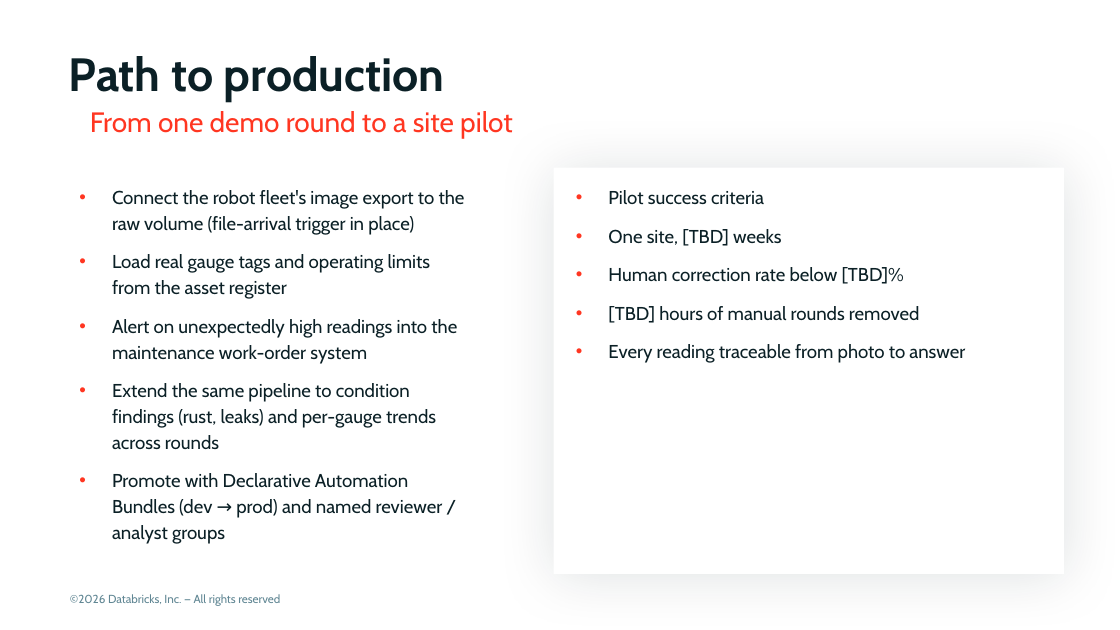
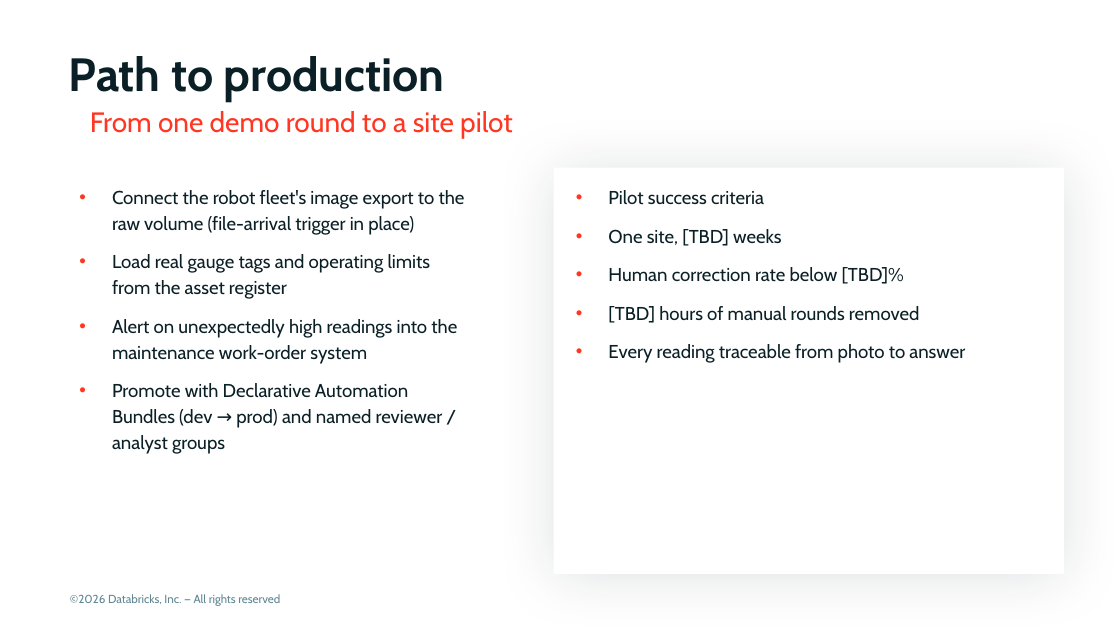
Before and after one commit to admitrewski/pressure-gauge-reader, a slide deck: slide 15 of deck/pressure-gauge-reader.pptx (slide 12 before the commit). Drawn at 1120x630 pixels with LibreOffice and Linux fonts; fonts in the diff are those of the drawing; background and template pictures are left out. Boxes give left, top, right and bottom in pixels: in the first picture for what was removed or moved away, otherwise in the second. Text is boxed around its words. In the diff, an @@ line names an element or a change of style, - is before the commit and + after.

Commit message:
Deck: broader value proposition — visual inspection, open models, any cloud
Adds 'One platform for visual inspection' (beyond gauges: leaks, rust,
breakages; open foundation models instead of hand-built computer vision or a
vendor; fine-tune specialist models from reviewer-labelled photos; AWS, Azure
and Google Cloud), a comparison with bespoke computer vision and third-party
vendors, and a three-phase roadmap. Title, outcome and close reframed with
gauges as the first use case.

```diff
--- a/deck/pressure-gauge-reader.pptx
+++ b/deck/pressure-gauge-reader.pptx
@@ text at (112, 383, 436, 449): paragraph removed @@
-• Extend the same pipeline to condition findings (rust, leaks) and per-gauge trends across rounds
```
Also in this commit, not shown: 4 other slides changed, 3 slides added, 2 other files.
